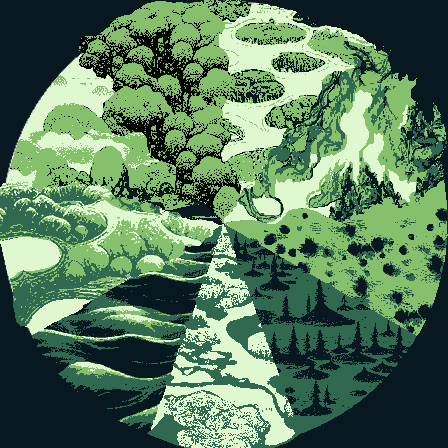
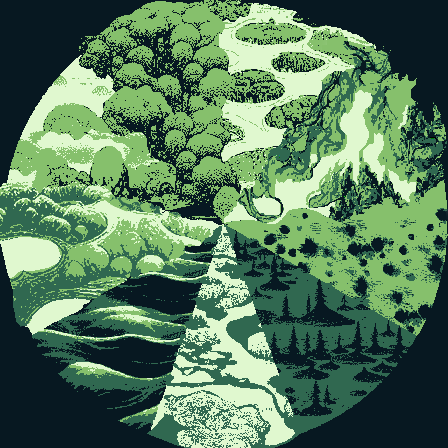
Layers edited between the first and the second 448 x 448 image:
painted on "alfheim" (1st of 2) over [79, 1, 243, 225]
painted on "asgard" (1st of 2) over [12, 90, 207, 221]
hid "grid" over [3, 0, 448, 433]
